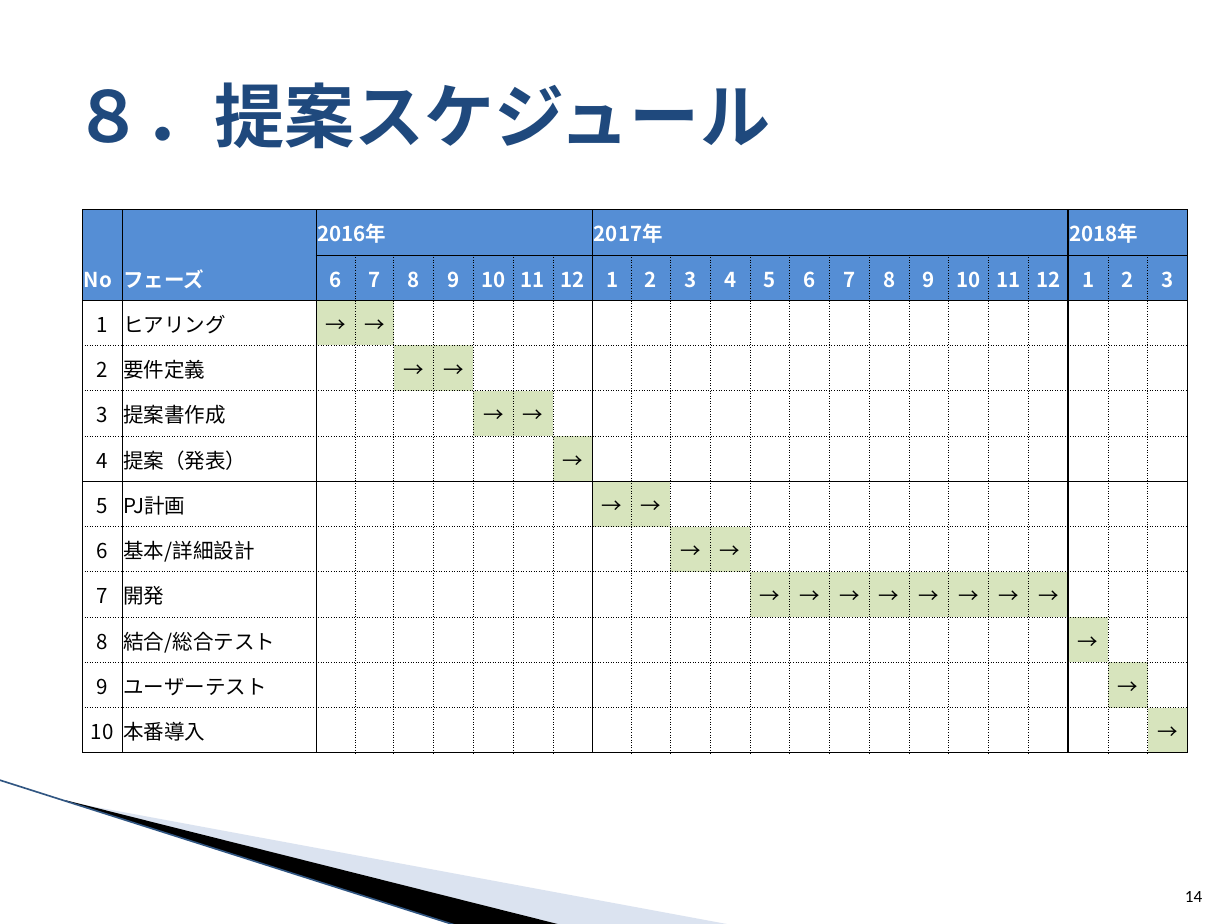
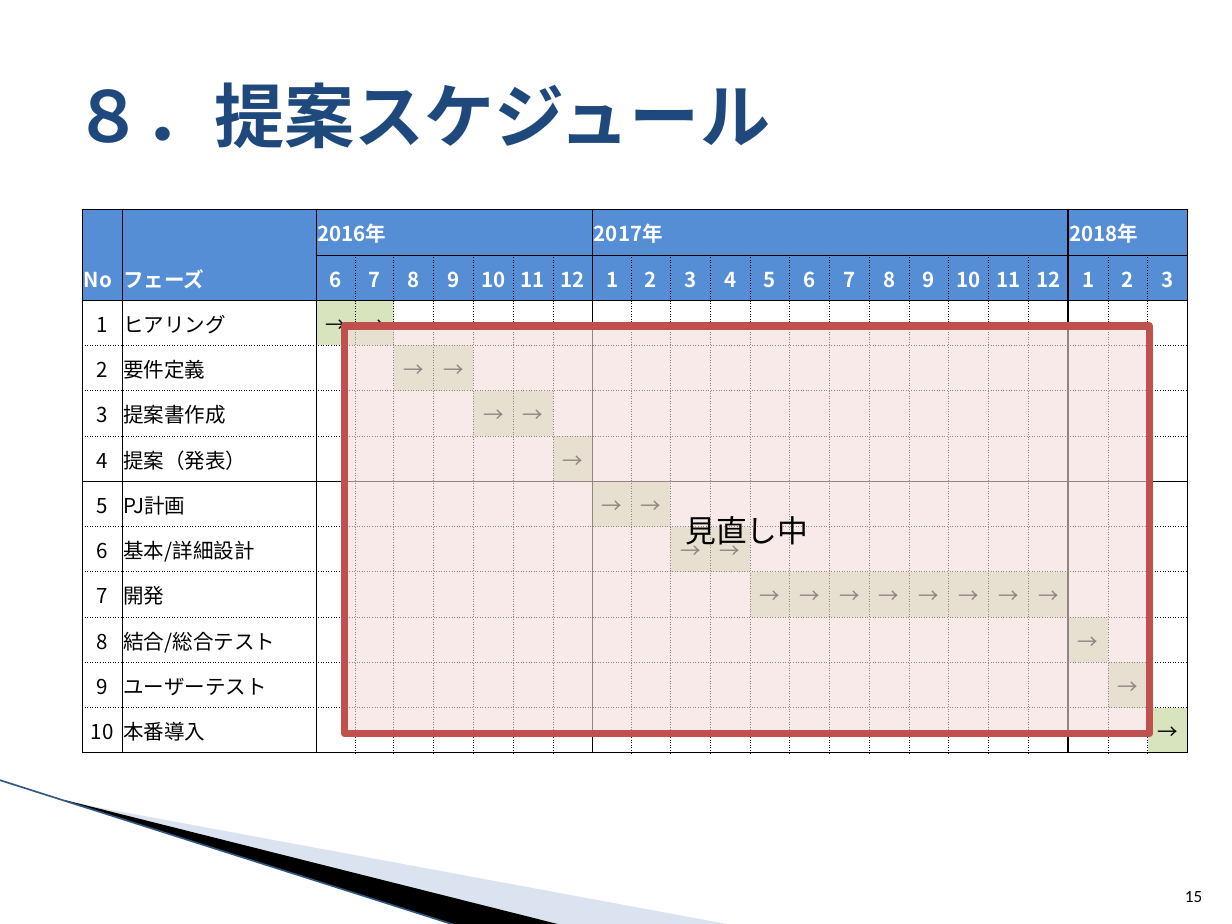
Before and after one commit to around7days/AppFreeMemo, a slide deck: slide 15 of 設計書/00_提案/1_月報管理システム 提案資料.pptx (slide 14 before the commit). Drawn at 1232x924 pixels with LibreOffice and Linux fonts; fonts in the diff are those of the drawing; background and template pictures are left out. Boxes give left, top, right and bottom in pixels: in the first picture for what was removed or moved away, otherwise in the second. Text is boxed around its words. In the diff, an @@ line names an element or a change of style, - is before the commit and + after.

```diff
--- a/設計書/00_提案/1_月報管理システム 提案資料.pptx
+++ b/設計書/00_提案/1_月報管理システム 提案資料.pptx
@@ rectangle added at (345, 326, 1151, 734), fill #F2DCDB at 60% opacity, outline #C0504D 4.33 pt, 18 pt, text #000000 @@
+見直し中
@@ page number at (1185, 891, 1202, 902): text changed @@
-14
+15
```
Also in this commit, not shown: 5 other slides changed, 1 slide added, 19 other files.
